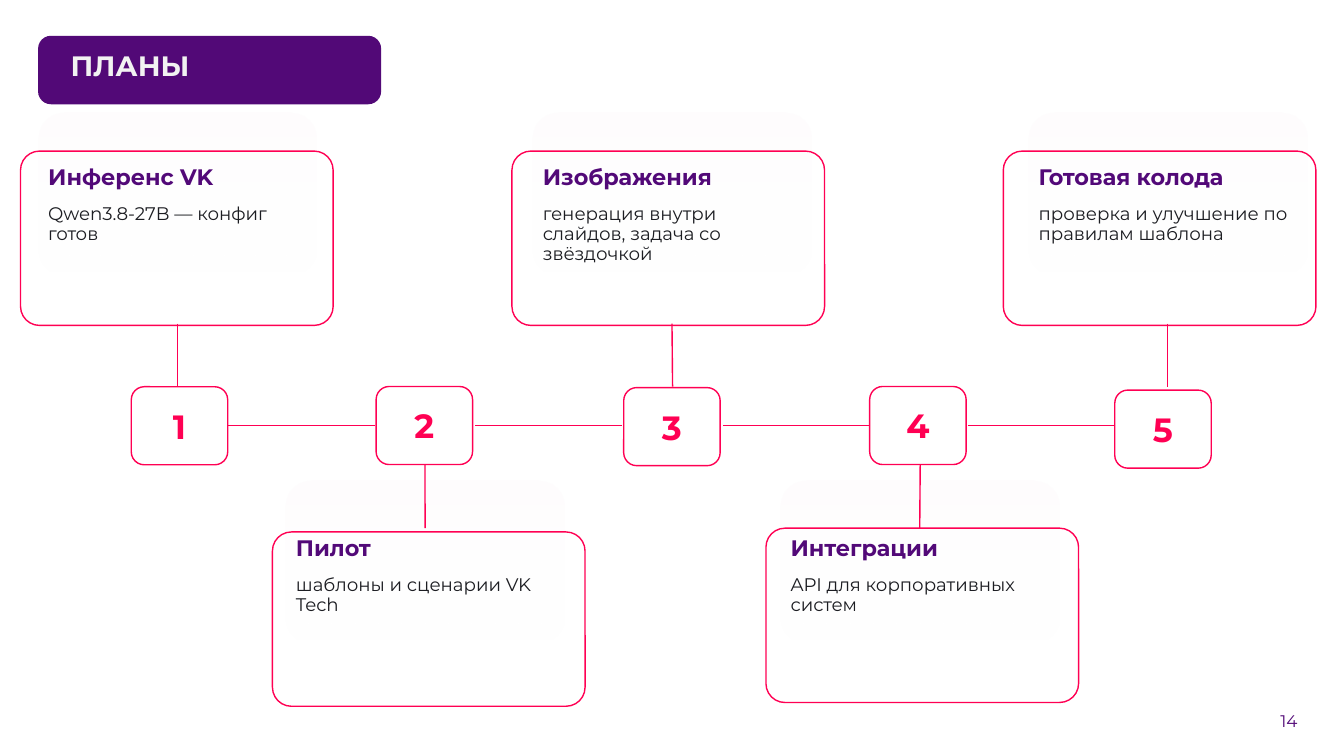
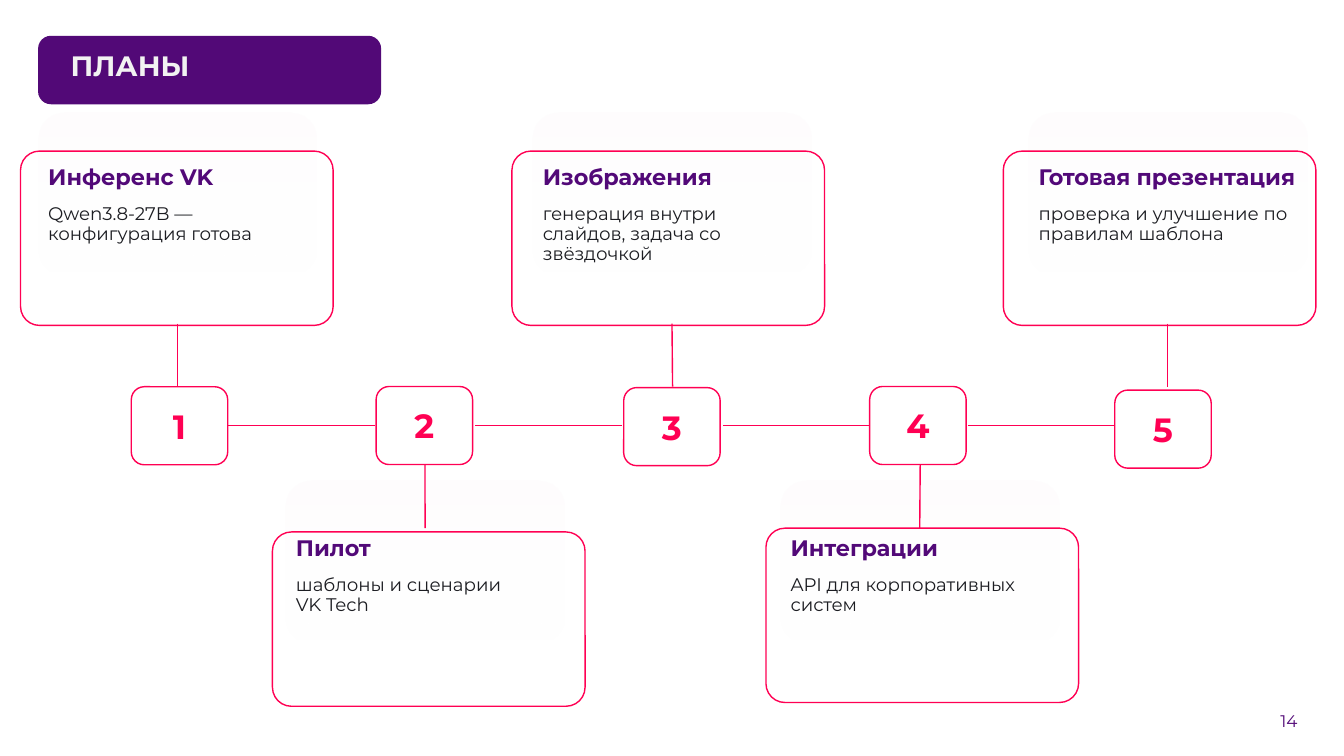
Before and after one commit to hl0pch1k/verstka, a slide deck: slide 14 of docs/presentation/verstka-pitch.pptx. Drawn at 1344x756 pixels with LibreOffice and Linux fonts; fonts in the diff are those of the drawing; background and template pictures are left out. Boxes give left, top, right and bottom in pixels: in the first picture for what was removed or moved away, otherwise in the second. Text is boxed around its words. In the diff, an @@ line names an element or a change of style, - is before the commit and + after.

Commit message:
Презентация проекта после проверки вёрстки; видео открывается в браузере
- презентация: текст без автоуменьшения на обязательных слайдах, в макетах браузера — адрес сервиса, заголовок архитектуры на плашке, неразрывные числа, «Газпром автоматизация»
- поле «Прототип» и README: ссылка jsDelivr на тот же файл видео — GitHub показывает файлы такого размера только кнопкой «View raw»

```diff
--- a/docs/presentation/verstka-pitch.pptx
+++ b/docs/presentation/verstka-pitch.pptx
@@ text at (1039,169,1295,190): text changed @@
-Готовая колода
+Готовая презентация
@@ text at (48,207,252,244): text changed @@
-Qwen3.8-27B — конфиг готов
+Qwen3.8-27B — конфигурация готова
@@ text "шаблоны и сценарии VK Tech" rewrapped from (296,577,531,611) to (296,577,501,611) @@
```
Also in this commit, not shown: 12 other slides changed, 3 other files.
